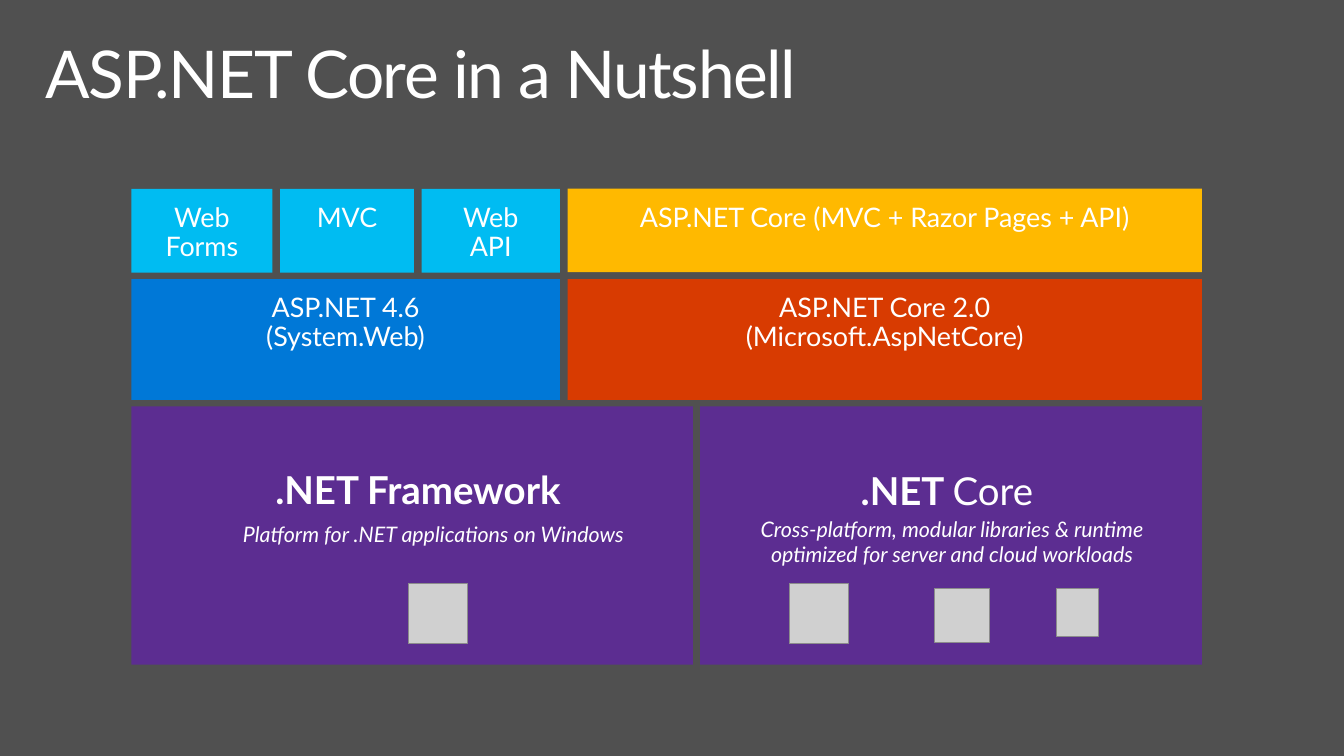
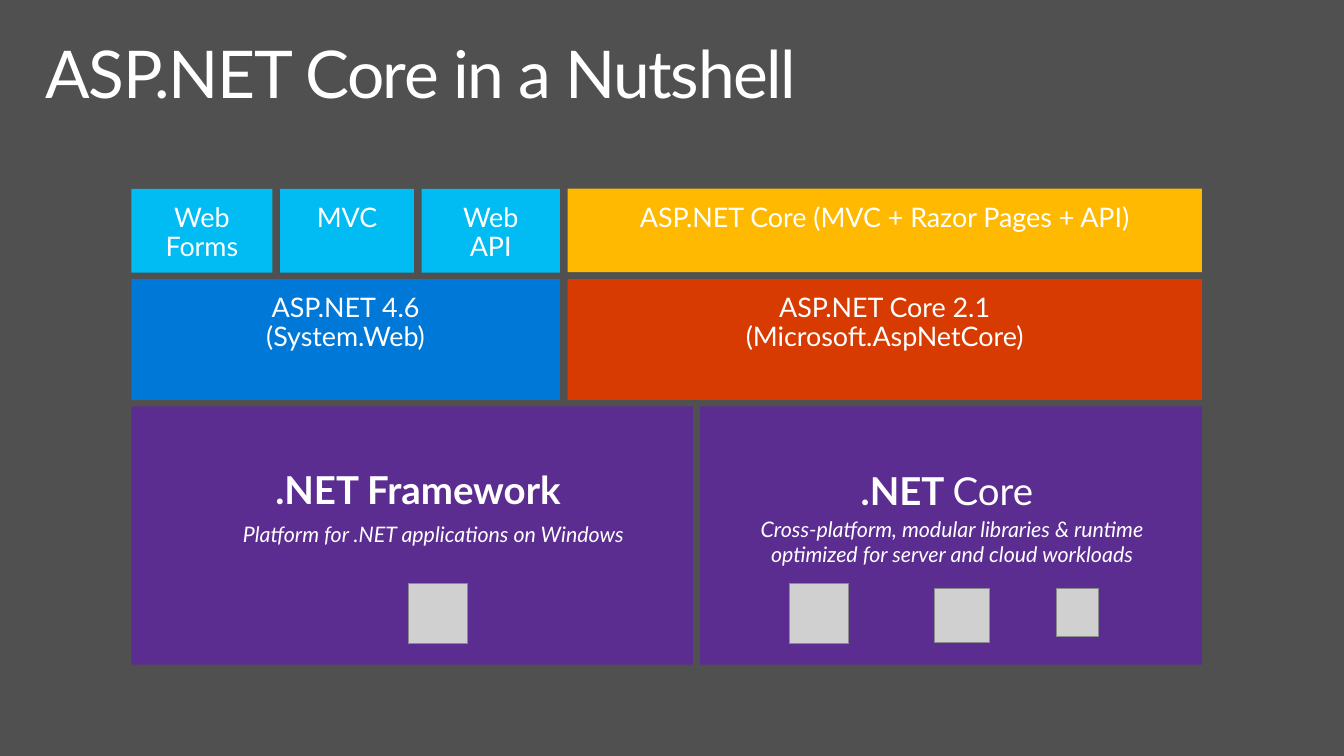
Before and after one commit to spboyer/angular-aspnetcore-workshop, a slide deck: slide 4 of docs/2-ASP.NET-Core-and-Web-API/aspnetcore.pptx. Drawn at 1344x756 pixels with LibreOffice and Linux fonts; fonts in the diff are those of the drawing; grey boxes stand for pictures; background and template pictures are left out. Boxes give left, top, right and bottom in pixels: in the first picture for what was removed or moved away, otherwise in the second. Text is boxed around its words. In the diff, an @@ line names an element or a change of style, - is before the commit and + after.

```diff
--- a/docs/2-ASP.NET-Core-and-Web-API/aspnetcore.pptx
+++ b/docs/2-ASP.NET-Core-and-Web-API/aspnetcore.pptx
@@ text in rectangle at [779,297,990,318]: text changed @@
-ASP.NET Core 2.0
+ASP.NET Core 2.1
```
Also in this commit, not shown: 1 other slide changed, 1 other file.
